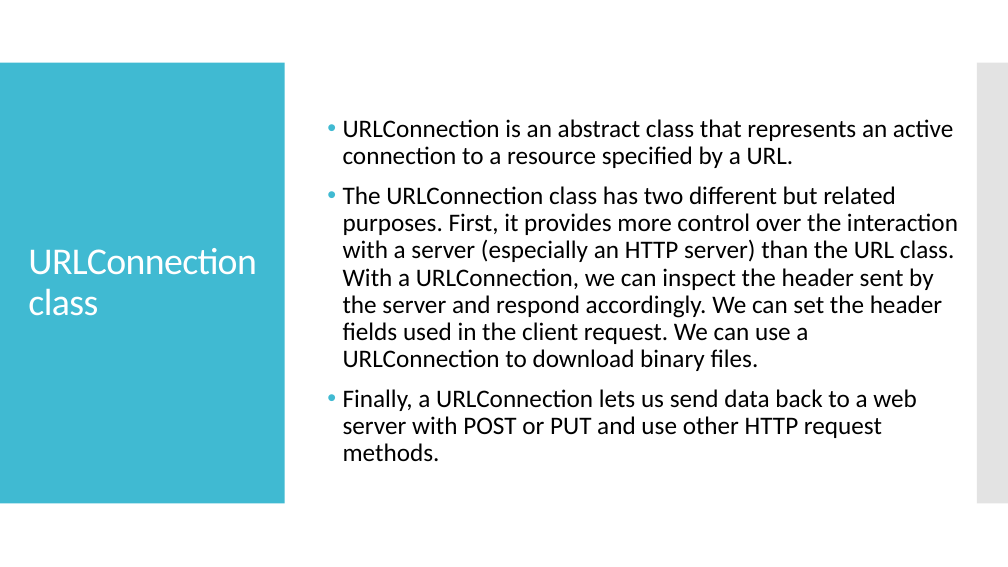
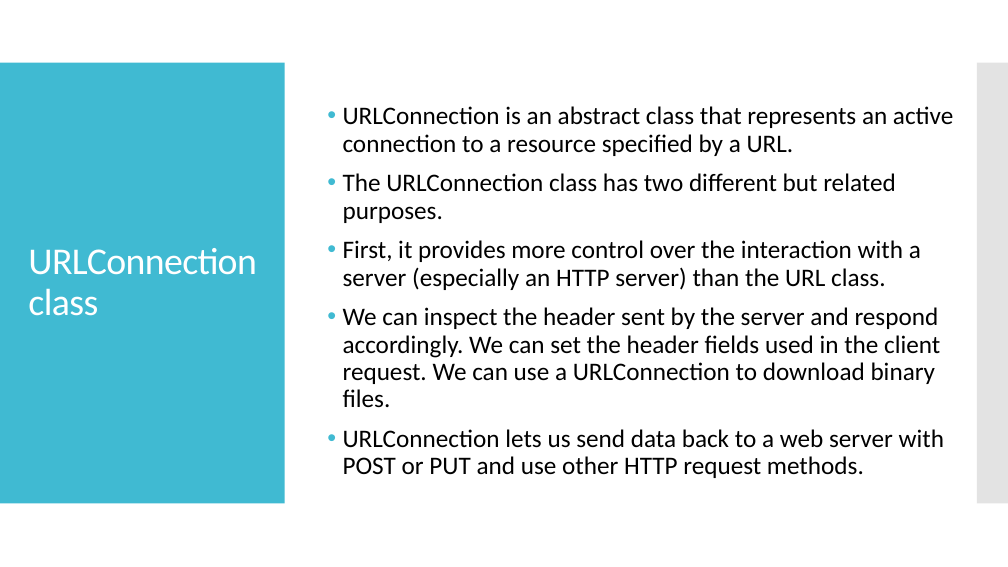
Before and after one commit to jrambasana/AJP2022-code, a slide deck: slide 55 of Slides/AJP - Unit 1 - Java Networking.pptx. Drawn at 1008x567 pixels with LibreOffice and Linux fonts; fonts in the diff are those of the drawing. Boxes give left, top, right and bottom in pixels: in the first picture for what was removed or moved away, otherwise in the second. Text is boxed around its words. In the diff, an @@ line names an element or a change of style, - is before the commit and + after.

```diff
--- a/Slides/AJP - Unit 1 - Java Networking.pptx
+++ b/Slides/AJP - Unit 1 - Java Networking.pptx
@@ text at box(343, 173, 944, 478): text changed @@
-• The URLConnection class has two different but related purposes. First, it provides more control over the interaction with a server (especially an HTTP server) than the URL class. With a URLConnection, we can inspect the header sent by the server and respond accordingly. We can set the header fields used in the client request. We can use a URLConnection to download binary files.
-• Finally, a URLConnection lets us send data back to a web server with POST or PUT and use other HTTP request methods.
+• The URLConnection class has two different but related purposes.
+• First, it provides more control over the interaction with a server (especially an HTTP server) than the URL class.
+• We can inspect the header sent by the server and respond accordingly. We can set the header fields used in the client request. We can use a URLConnection to download binary files.
+• URLConnection lets us send data back to a web server with POST or PUT and use other HTTP request methods.
```
Also in this commit, not shown: 5 other slides changed, 3 slides added, 4 other files.
